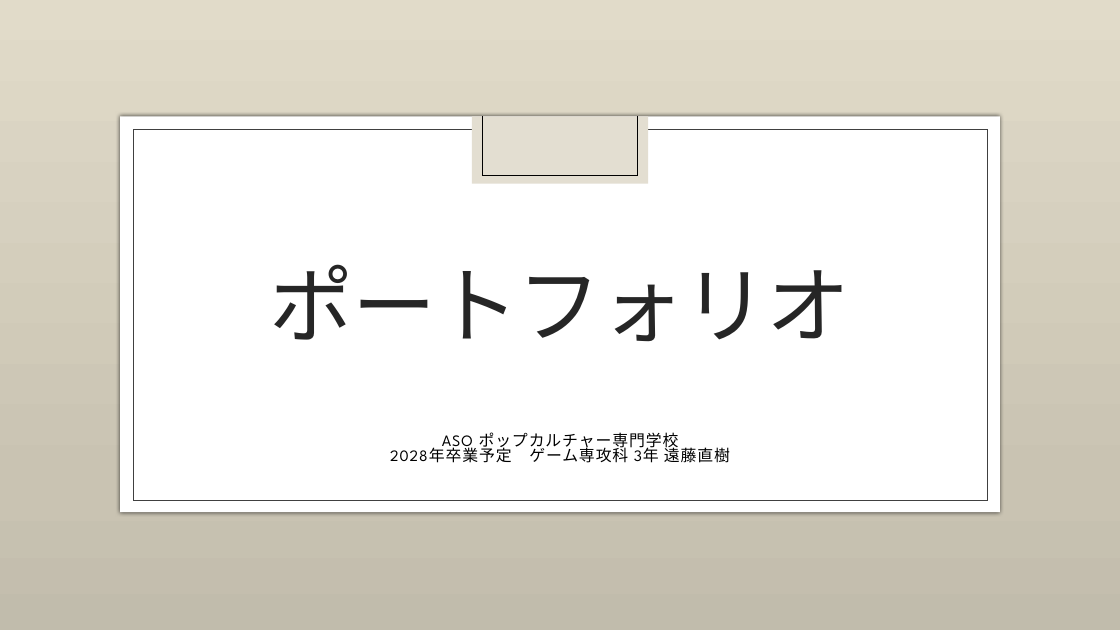
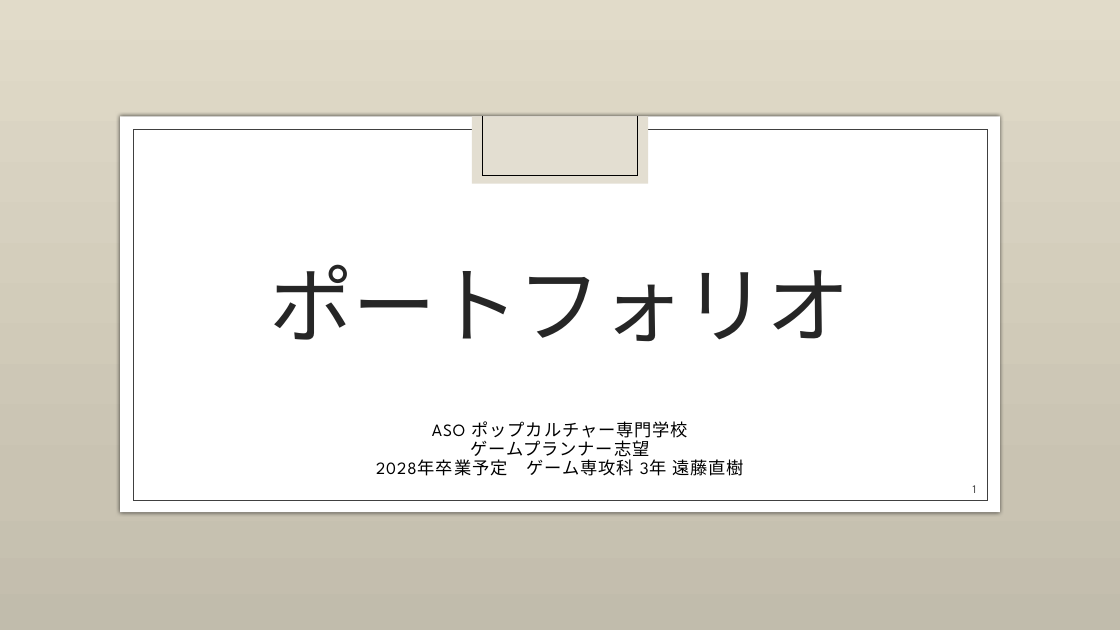
Before and after one commit to motineko-saka/2026_Winter_Game, a slide deck: slide 1 of 資料/2416005_遠藤直樹_ポートフォリオ.pptx. Drawn at 1120x630 pixels with LibreOffice and Linux fonts; fonts in the diff are those of the drawing; background and template pictures are left out. Boxes give left, top, right and bottom in pixels: in the first picture for what was removed or moved away, otherwise in the second. Text is boxed around its words. In the diff, an @@ line names an element or a change of style, - is before the commit and + after.

Commit message:
ポートフォリオ更新

```diff
--- a/資料/2416005_遠藤直樹_ポートフォリオ.pptx
+++ b/資料/2416005_遠藤直樹_ポートフォリオ.pptx
@@ subtitle "ASO ポップカルチャー専門学校": place and size @@
-subtitle "ASO ポップカルチャー専門学校" at (390,432,730,463)
+subtitle "ASO ポップカルチャー専門学校" at (376,421,744,476)
@@ subtitle at (376,421,744,476): size 13.6 to 14.8 pt in "ASO ポップカルチャー専門学校", "2028年卒業予定 ゲーム専攻科 3年 遠藤直樹"; line spacing 0.8 to 0.9 @@
@@ subtitle at (471,437,650,460): paragraph added @@
+ゲームプランナー志望
@@ page number added at (973,485,977,493), 10 pt, text #404040 @@
+1
```
Also in this commit, not shown: 10 other slides changed, 3 slides added.
